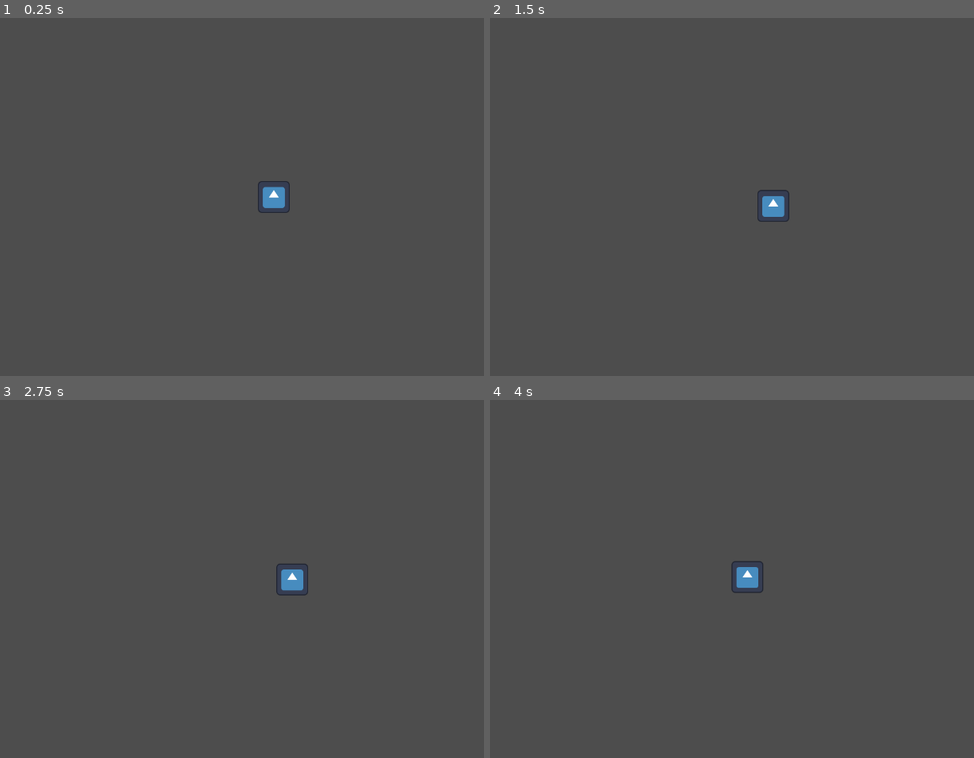
Above: before the commit, frames 1-4 (two rows, left to right).
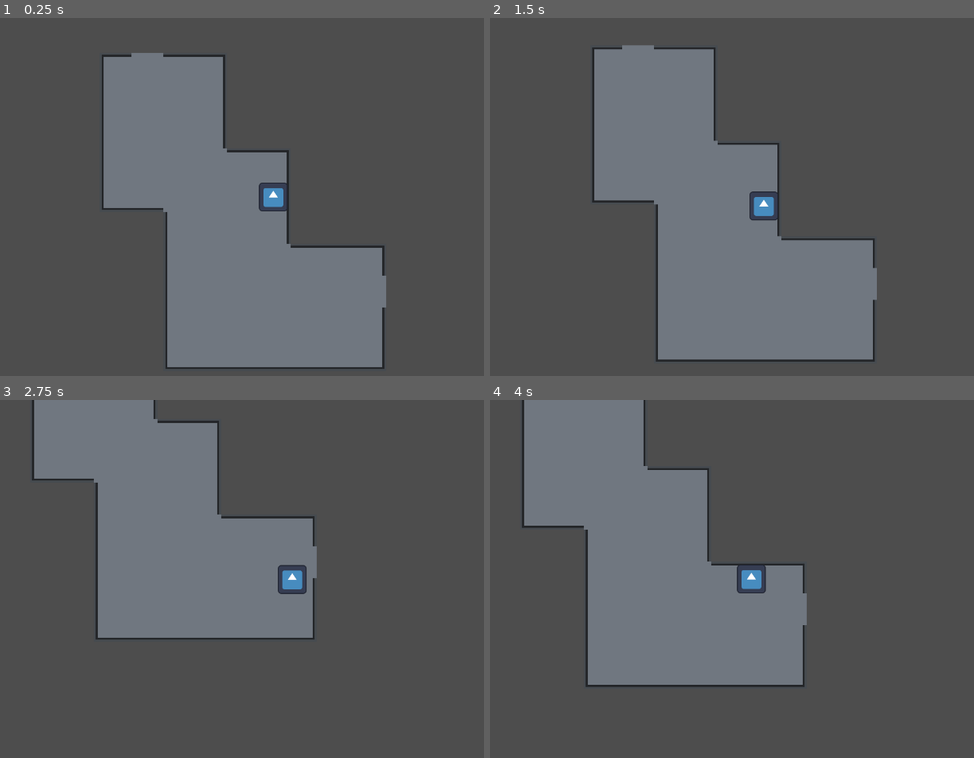
Above: after the commit, the same moments.

Repository: otherotherjosh/solarpowered
Game: Godot game, scene res://rooms/rooms.tscn
Two runs of this game, one before a commit and one after it. Both use one fixed random seed, a clock stepped at 60 frames per second and the inputs below. The engine's default icon, where the game draws it, is replaced by a stand-in: a white triangle on a blue panel in a dark square.
Inputs:
- Up to frame 1 (0.25 s): no input
- Up to frame 2 (1.5 s): hold D (move_right) 0.53-1.28 s; hold S (move_down) from 1.28 s (still down)
- Up to frame 3 (2.75 s): release S (move_down) at 2.03 s; hold D (move_right) from 2.03 s (still down)
- Up to frame 4 (4 s): release D (move_right) at 2.78 s; hold W (move_up) 2.78-3.53 s; hold A (move_left) from 3.53 s (still down)

The runs differ from the first frame. In frame 1, 31% of the frame differs, in the area x 21-80%, y 9-98%; in frame 2, 31%, in the area x 21-80%, y 7-96%; in frame 3, 26%; in frame 4, 29%.
Error before the commit: Parse Error: Too few arguments for "generate_room()" call. Expected at least 1 but received 0. (res://rooms/room_manager.gd:17)

Commit message:
fixes uwu

Diff:
--- a/player/player.tscn
+++ b/player/player.tscn
@@ -4,7 +4,7 @@
 [ext_resource type="Texture2D" uid="uid://bny7h404jud68" path="res://icon.svg" id="2_ylu1k"]
 
 [sub_resource type="CircleShape2D" id="CircleShape2D_7lnir"]
-radius = 65.0692
+radius = 54.0
 
 [node name="Player" type="CharacterBody2D"]
 scale = Vector2(0.5, 0.5)
@@ -13,6 +13,7 @@
 deceleration = 6.0
 
 [node name="Sprite2D" type="Sprite2D" parent="."]
+scale = Vector2(0.90625, 0.90625)
 texture = ExtResource("2_ylu1k")
 
 [node name="CollisionShape2D" type="CollisionShape2D" parent="."]
--- a/rooms/room_manager.gd
+++ b/rooms/room_manager.gd
@@ -14,7 +14,7 @@
 
 
 func _ready():
-	room_generator.generate_room()
+	room_generator.generate_room([1, 0, 0, 1])
 
 
 func generate_rooms(count: int):
--- a/rooms/rooms.tscn
+++ b/rooms/rooms.tscn
@@ -26,6 +26,6 @@
 squares_max = 30
 
 [node name="Player" parent="." instance=ExtResource("1_sirhp")]
-position = Vector2(211, 166)
+position = Vector2(225, -94)
 
 [node name="PlayerCamera" parent="Player" instance=ExtResource("5_4vlth")]
